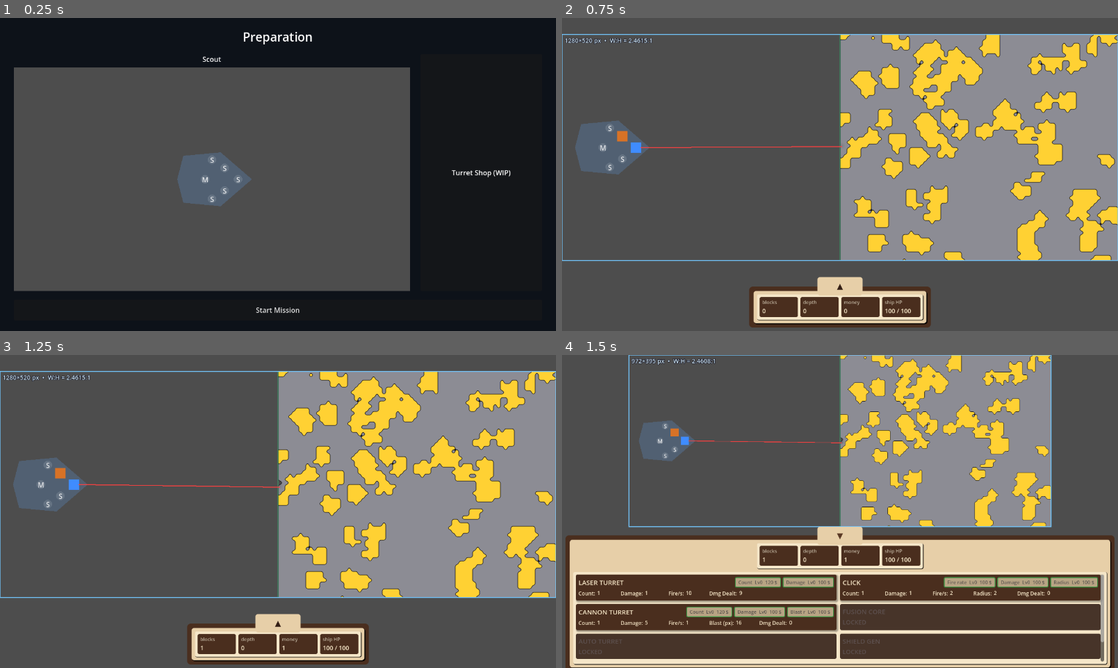
Above: before the commit, frames 1-4 (two rows, left to right).
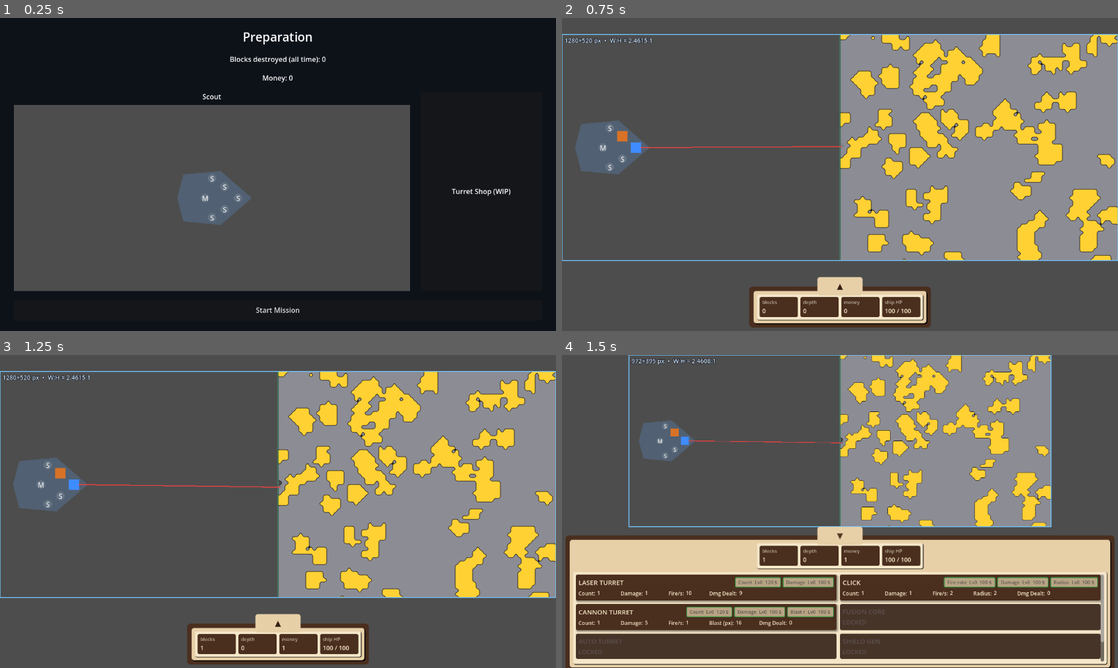
Above: after the commit, the same moments.

Repository: caboyd/blast_game
Game: Godot game, scene res://scenes/prep/Prep.tscn
Two runs of this game, one before a commit and one after it. Both use one fixed random seed, a clock stepped at 60 frames per second and the inputs below.
Inputs:
- Up to frame 1 (0.25 s): no input
- Up to frame 2 (0.75 s): click "Start Mission" at 0.5 s
- Up to frame 3 (1.25 s): no input
- Up to frame 4 (1.5 s): click "▲" at 1.25 s

The runs differ from the first frame. In frame 1, 10% of the frame differs, in the area x 2-92%, y 12-66%; in frame 2, nothing differs; in frame 3, nothing differs; in frame 4, nothing differs.

Commit message:
Enhance Prep scene and integrate career statistics
- Added CareerBlocksLabel and MoneyLabel to the Prep scene for displaying career statistics.
- Updated Prep.gd to connect UI labels with game statistics for real-time updates.
- Implemented methods in GameStatistics to track blocks destroyed and money earned across runs.
- Modified GameSession to save and load career data, ensuring persistence of player progress.
- Introduced a suicide button in DebugOverlay for testing purposes.

Diff:
--- a/scenes/prep/Prep.tscn
+++ b/scenes/prep/Prep.tscn
@@ -42,6 +42,18 @@
 layout_mode = 2
 theme_override_font_sizes/font_size = 28
 text = "Preparation"
+horizontal_alignment = 1
+
+[node name="CareerBlocksLabel" type="Label" parent="Margin/RootVBox"]
+layout_mode = 2
+theme_override_font_sizes/font_size = 16
+text = "Blocks destroyed (all time): 0"
+horizontal_alignment = 1
+
+[node name="MoneyLabel" type="Label" parent="Margin/RootVBox"]
+layout_mode = 2
+theme_override_font_sizes/font_size = 16
+text = "Money: 0"
 horizontal_alignment = 1
 
 [node name="Row" type="HBoxContainer" parent="Margin/RootVBox"]
--- a/scenes/ui/DebugOverlay.tscn
+++ b/scenes/ui/DebugOverlay.tscn
@@ -18,7 +18,7 @@
 offset_left = 8.0
 offset_top = 8.0
 offset_right = 300.0
-offset_bottom = 280.0
+offset_bottom = 310.0
 mouse_filter = 0
 
 [node name="VBox" type="VBoxContainer" parent="Panel"]
@@ -48,6 +48,10 @@
 layout_mode = 2
 text = "Click Damage: MAX"
 
+[node name="Suicide" type="Button" parent="Panel/VBox"]
+layout_mode = 2
+text = "Suicide (kill player)"
+
 [node name="GoldRow" type="HBoxContainer" parent="Panel/VBox"]
 layout_mode = 2
 
--- a/scripts/planets/Planet1.gd
+++ b/scripts/planets/Planet1.gd
@@ -23,6 +23,8 @@
 func _ready() -> void:
 	_apply_game_viewport_layout()
 	if _ship:
+		if not _ship.destroyed.is_connected(_on_player_ship_destroyed):
+			_ship.destroyed.connect(_on_player_ship_destroyed)
 		var desired: StringName = GameSession.selected_ship_id
 		if _ship.ship_type_id != desired:
 			_ship.ship_type_id = desired
@@ -47,6 +49,10 @@
 	if not get_viewport().size_changed.is_connected(_on_main_resized_for_viewport):
 		get_viewport().size_changed.connect(_on_main_resized_for_viewport)
 	call_deferred("_apply_game_viewport_layout")
+
+
+func _on_player_ship_destroyed() -> void:
+	GameSession.on_ship_destroyed()
 
 
 func _on_subviewport_container_resized() -> void:
--- a/scripts/prep/Prep.gd
+++ b/scripts/prep/Prep.gd
@@ -1,13 +1,30 @@
 extends Control
 
 @onready var _start: Button = $Margin/RootVBox/StartMission
+@onready var _career_label: Label = $Margin/RootVBox/CareerBlocksLabel
+@onready var _money_label: Label = $Margin/RootVBox/MoneyLabel
 
 
 func _ready() -> void:
 	if _start:
 		_start.pressed.connect(_on_start_mission_pressed)
+	if not GameStatistics.stats_changed.is_connected(_on_stats_changed):
+		GameStatistics.stats_changed.connect(_on_stats_changed)
+	_refresh_career_label()
+
+
+func _on_stats_changed() -> void:
+	_refresh_career_label()
+
+
+func _refresh_career_label() -> void:
+	if _career_label:
+		_career_label.text = "Blocks destroyed (all time): %d" % GameSession.career_blocks_destroyed
+	if _money_label:
+		_money_label.text = "Money: %d" % GameStatistics.money
 
 
 func _on_start_mission_pressed() -> void:
 	GameSession.selected_ship_id = &"scout"
+	GameSession.begin_run()
 	GameSession.go_to_planet(GameSession.next_planet_scene)
--- a/scripts/stats/GameStatistics.gd
+++ b/scripts/stats/GameStatistics.gd
@@ -11,6 +11,8 @@
 const CLICK_FIRE_RATE_STEP := 0.95
 
 var total_blocks_destroyed: int = 0
+## Baseline for `get_blocks_destroyed_this_run()`; set when a mission starts or after a run is committed to career.
+var _blocks_destroyed_run_baseline: int = 0
 ## Currency earned from destroying blocks; spent on upgrades.
 var money: int = 0
 var furthest_depth_cells: int = 0
@@ -113,6 +115,15 @@
 	stats_changed.emit()
 
 
+func set_blocks_run_baseline() -> void:
+	_blocks_destroyed_run_baseline = total_blocks_destroyed
+	stats_changed.emit()
+
+
+func get_blocks_destroyed_this_run() -> int:
+	return total_blocks_destroyed - _blocks_destroyed_run_baseline
+
+
 func add_blocks_destroyed(count: int) -> void:
 	if count <= 0:
 		return
@@ -125,6 +136,7 @@
 		return
 	money += amount
 	stats_changed.emit()
+	GameSession.save_career()
 
 
 func spend_money(amount: int) -> bool:
@@ -134,6 +146,7 @@
 		return false
 	money -= amount
 	stats_changed.emit()
+	GameSession.save_career()
 	return true
 
 
--- a/scripts/systems/GameSession.gd
+++ b/scripts/systems/GameSession.gd
@@ -2,12 +2,23 @@
 
 ## Persists run selection across Prep → planet scenes. Autoload.
 const PREP_SCENE := "res://scenes/prep/Prep.tscn"
+const _CAREER_SAVE_PATH := "user://career.cfg"
+const _CAREER_SECTION := "career"
+const _CAREER_KEY_BLOCKS := "total_blocks_destroyed"
+const _CAREER_KEY_MONEY := "money"
 
 var selected_ship_id: StringName = &"scout"
 ## Reserved: slot index → turret type id; empty = no pre-mounted turrets from Prep.
 var mounted_turrets: Array[Dictionary] = []
 ## Default when Prep calls `go_to_planet(GameSession.next_planet_scene)`.
 var next_planet_scene: String = "res://scenes/planets/Planet1.tscn"
+## Cumulative blocks destroyed across completed runs; saved to disk.
+var career_blocks_destroyed: int = 0
+var _career_write_pending: bool = false
+
+
+func _ready() -> void:
+	_load_career()
 
 
 func go_to_planet(path: String) -> void:
@@ -23,3 +34,46 @@
 	var err := get_tree().change_scene_to_file(PREP_SCENE)
 	if err != OK:
 		push_error("GameSession.return_to_prep failed: %s" % error_string(err))
+
+
+func _load_career() -> void:
+	var c := ConfigFile.new()
+	if c.load(_CAREER_SAVE_PATH) != OK:
+		return
+	career_blocks_destroyed = int(c.get_value(_CAREER_SECTION, _CAREER_KEY_BLOCKS, 0))
+	GameStatistics.money = maxi(0, int(c.get_value(_CAREER_SECTION, _CAREER_KEY_MONEY, 0)))
+
+
+## Persists career blocks + current money. Debounced to one write per frame when called from `GameStatistics` money changes.
+func save_career() -> void:
+	if _career_write_pending:
+		return
+	_career_write_pending = true
+	call_deferred("_flush_career_write")
+
+
+func _flush_career_write() -> void:
+	_career_write_pending = false
+	_write_career_to_disk()
+
+
+func _write_career_to_disk() -> void:
+	var c := ConfigFile.new()
+	c.set_value(_CAREER_SECTION, _CAREER_KEY_BLOCKS, career_blocks_destroyed)
+	c.set_value(_CAREER_SECTION, _CAREER_KEY_MONEY, GameStatistics.money)
+	var err := c.save(_CAREER_SAVE_PATH)
+	if err != OK:
+		push_error("GameSession._write_career_to_disk failed: %s" % error_string(err))
+
+
+## Call from Prep when starting a mission so HUD "blocks" counts this run only.
+func begin_run() -> void:
+	GameStatistics.set_blocks_run_baseline()
+
+
+func on_ship_destroyed() -> void:
+	career_blocks_destroyed += GameStatistics.get_blocks_destroyed_this_run()
+	_career_write_pending = false
+	_write_career_to_disk()
+	GameStatistics.set_blocks_run_baseline()
+	return_to_prep()
--- a/scripts/ui/BottomHUD.gd
+++ b/scripts/ui/BottomHUD.gd
@@ -418,7 +418,7 @@
 		var item = _stat_items[sid]
 		match String(sid):
 			"blocks":
-				item.set_value(str(GameStatistics.total_blocks_destroyed))
+				item.set_value(str(GameStatistics.get_blocks_destroyed_this_run()))
 			"depth":
 				item.set_value(str(GameStatistics.furthest_depth_cells))
 			"money":
--- a/scripts/ui/DebugOverlay.gd
+++ b/scripts/ui/DebugOverlay.gd
@@ -10,6 +10,7 @@
 @onready var _max_damage_btn: CheckButton = $Panel/VBox/MaxDamage
 @onready var _gold_spin: SpinBox = $Panel/VBox/GoldRow/GoldSpin
 @onready var _gold_give: Button = $Panel/VBox/GoldRow/GoldGive
+@onready var _suicide: Button = $Panel/VBox/Suicide
 @onready var _debug_visuals: CheckButton = $Panel/VBox/DebugVisuals
 @onready var _show_attack_ranges: CheckButton = $Panel/VBox/ShowAttackRanges
 @onready var _viewport_info: Label = get_node("../../GameplayBlock/AspectRatioContainer/ViewportFrame/ViewportInfo") as Label
@@ -19,6 +20,8 @@
 	_radius_spin.value_changed.connect(_on_radius_changed)
 	_max_damage_btn.toggled.connect(_on_max_damage_toggled)
 	_gold_give.pressed.connect(_on_gold_give_pressed)
+	if _suicide:
+		_suicide.pressed.connect(_on_suicide_pressed)
 	_debug_visuals.toggled.connect(_on_debug_visuals_toggled)
 	_show_attack_ranges.toggled.connect(_on_show_attack_ranges_toggled)
 	visibility_changed.connect(_on_visibility_changed)
@@ -66,6 +69,13 @@
 	GameStatistics.add_money(int(_gold_spin.value))
 
 
+func _on_suicide_pressed() -> void:
+	var ship := get_tree().get_first_node_in_group(&"player_ship") as Ship
+	if ship == null:
+		return
+	ship.apply_damage(ship.max_health)
+
+
 func _on_debug_visuals_toggled(pressed: bool) -> void:
 	_apply_debug_visuals(pressed)
 
